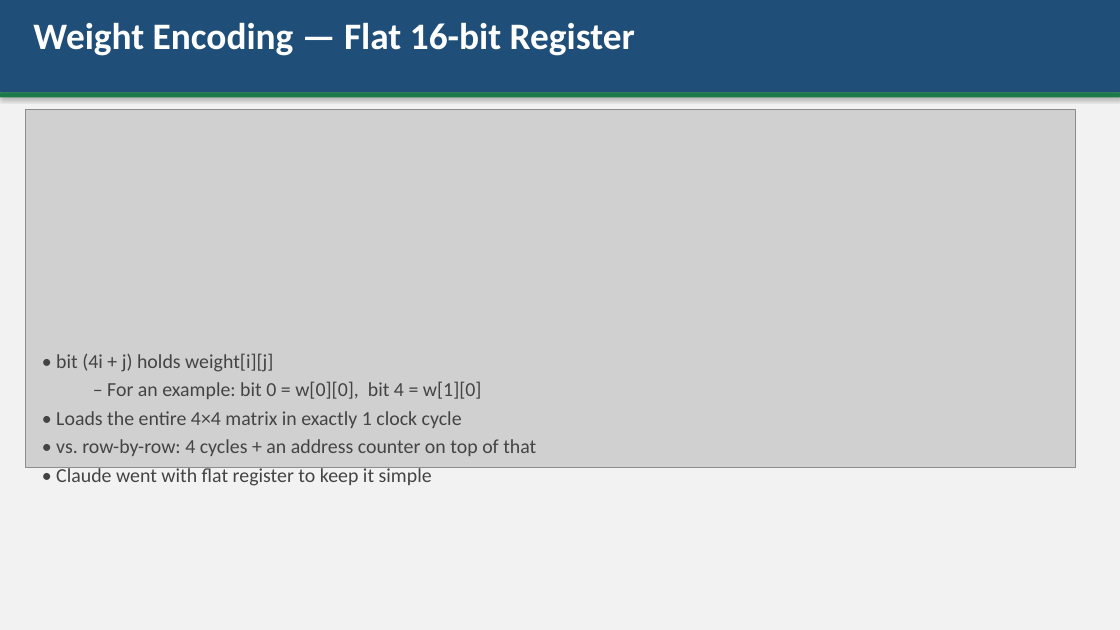
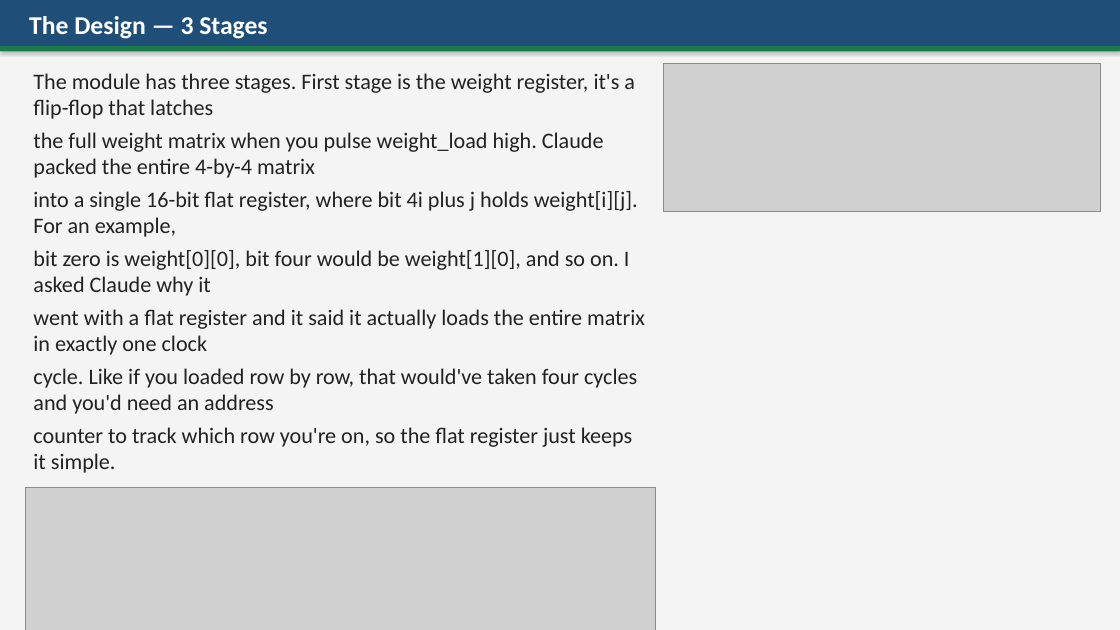
Before and after one commit to BaoPSU/ECE410-HW4AI, a slide deck: slide 3 of codefest/cf06/presentation/cf06_cllm_slides.pptx (slide 4 before the commit). Drawn at 1120x630 pixels with LibreOffice and Linux fonts; fonts in the diff are those of the drawing; grey boxes stand for pictures. Boxes give left, top, right and bottom in pixels: in the first picture for what was removed or moved away, otherwise in the second. Text is boxed around its words. In the diff, an @@ line names an element or a change of style, - is before the commit and + after.

```diff
--- a/codefest/cf06/presentation/cf06_cllm_slides.pptx
+++ b/codefest/cf06/presentation/cf06_cllm_slides.pptx
@@ rectangle: place and size @@
-rectangle at [0,0,1120,92]
+rectangle at [0,0,1120,46]
@@ rectangle at [0,0,1120,630]: fill #F2F2F2 to #F4F4F4 @@
@@ text added at [29,16,267,39], 22 pt, text #FFFFFF, bold @@
+The Design — 3 Stages
@@ text removed at [33,22,635,56] @@
-Weight Encoding — Flat 16-bit Register
@@ rectangle: place and size @@
-rectangle at [0,92,1120,97]
+rectangle at [0,46,1120,51]
@@ text added at [33,73,645,473], 19 pt, text #222222 @@
+The module has three stages. First stage is the weight register, it's a flip-flop that latches
+the full weight matrix when you pulse weight_load high. Claude packed the entire 4-by-4 matrix
+into a single 16-bit flat register, where bit 4i plus j holds weight[i][j]. For an example,
+bit zero is weight[0][0], bit four would be weight[1][0], and so on. I asked Claude why it
+went with a flat register and it said it actually loads the entire matrix in exactly one clock
+cycle. Like if you loaded row by row, that would've taken four cycles and you'd need an address
+counter to track which row you're on, so the flat register just keeps it simple.
@@ picture: place and size @@
-picture at [25,109,1075,467]
+picture at [664,63,1101,212]
@@ text removed at [56,353,536,486] @@
-• bit (4i + j) holds weight[i][j]
-  – For an example: bit 0 = w[0][0], bit 4 = w[1][0]
-• Loads the entire 4×4 matrix in exactly 1 clock cycle
-• vs. row-by-row: 4 cycles + an address counter on top of that
-• Claude went with flat register to keep it simple
@@ picture added at [25,487,655,630] @@
```
Also in this commit, not shown: 3 other slides changed, 3 slides added, 4 slides removed, 1 other file.
